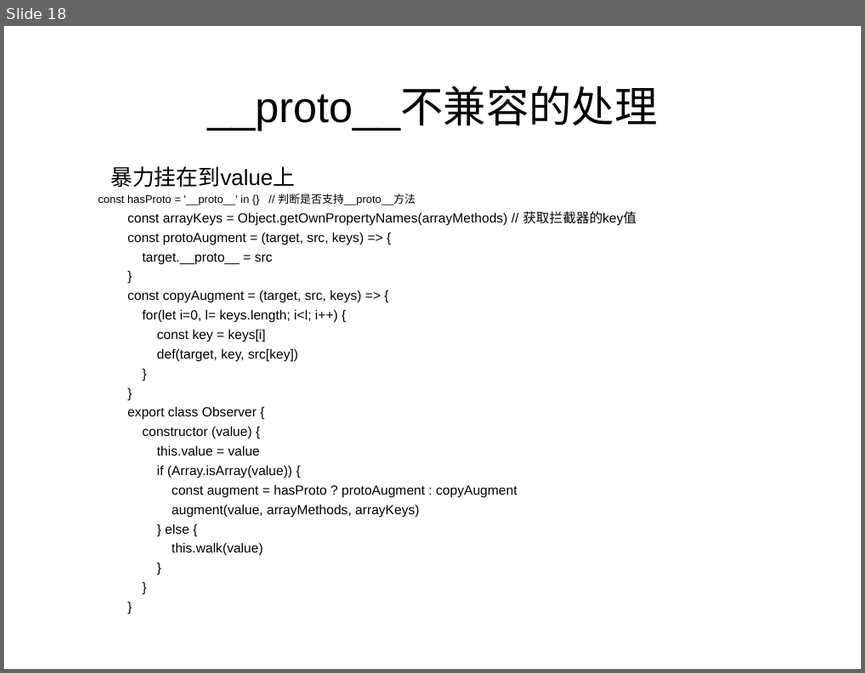
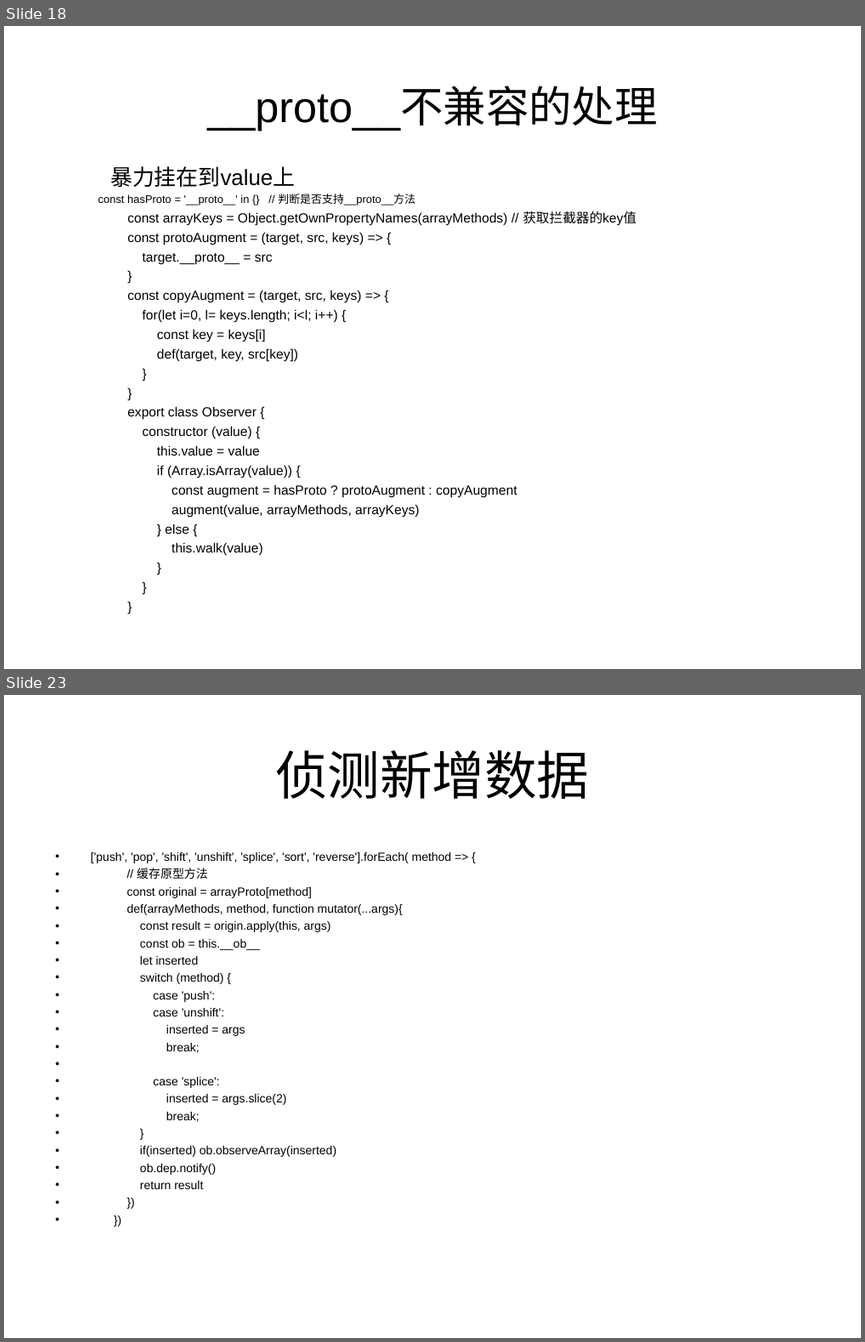
Before and after one commit to liyanjunCode/miniPrograme, a slide deck: vue.ppt. Shown one above the other, each under a label of ours: slide 18 before the commit, slides 18 and 23 after it; the slides between them are not shown. The pictures are 865x673 and 865x1342 pixels, drawn with LibreOffice and Linux fonts; fonts in the diff are those of the drawing. Boxes give left, top, right and bottom in pixels: in the first picture for what was removed or moved away, otherwise in the second. Text is boxed around its words. In the diff, an @@ line names an element or a change of style, - is before the commit and + after.

```diff
--- a/vue.ppt
+++ b/vue.ppt
@@ slide 23 added at [4,695,861,1338], background #FFFFFF @@
@@ title added at [275,750,590,799], 44 pt, text #000000 @@
+侦测新增数据
@@ text added at [91,852,452,1189], 10 pt, text #000000 @@
+• ['push', 'pop', 'shift', 'unshift', 'splice', 'sort', 'reverse'].forEach( method => {
+• // 缓存原型方法
+• const original = arrayProto[method]
+• def(arrayMethods, method, function mutator(...args){
+• const result = origin.apply(this, args)
+• const ob = this.__ob__
+• let inserted
+• switch (method) {
+• case 'push':
+• case 'unshift':
+• inserted = args
+• break;
+• case 'splice':
+• inserted = args.slice(2)
+• break;
+• }
+• if(inserted) ob.observeArray(inserted)
+• ob.dep.notify()
+• return result
+• })
+• })
```
Also in this commit, not shown: 1 slide changed, 3 other slides added.
